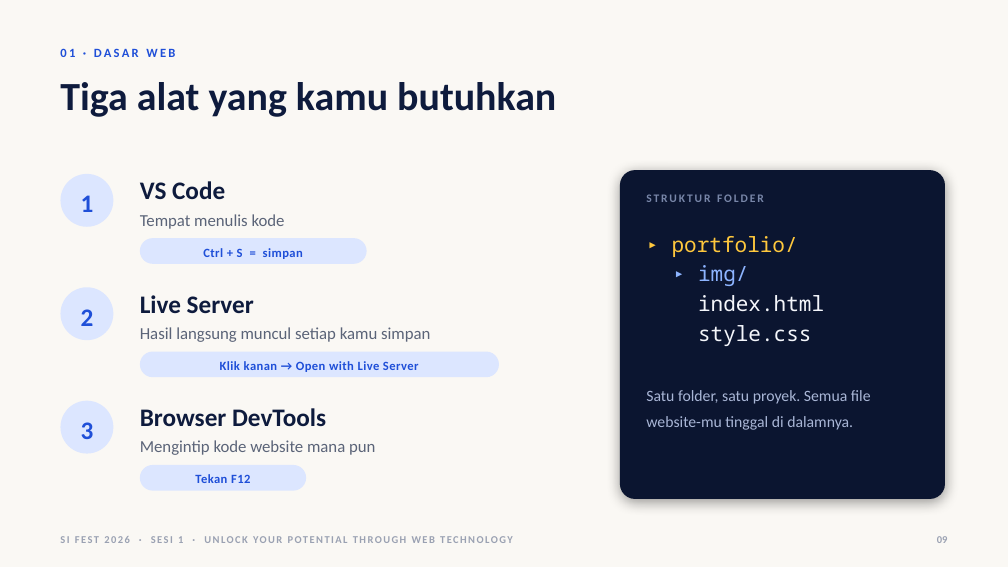
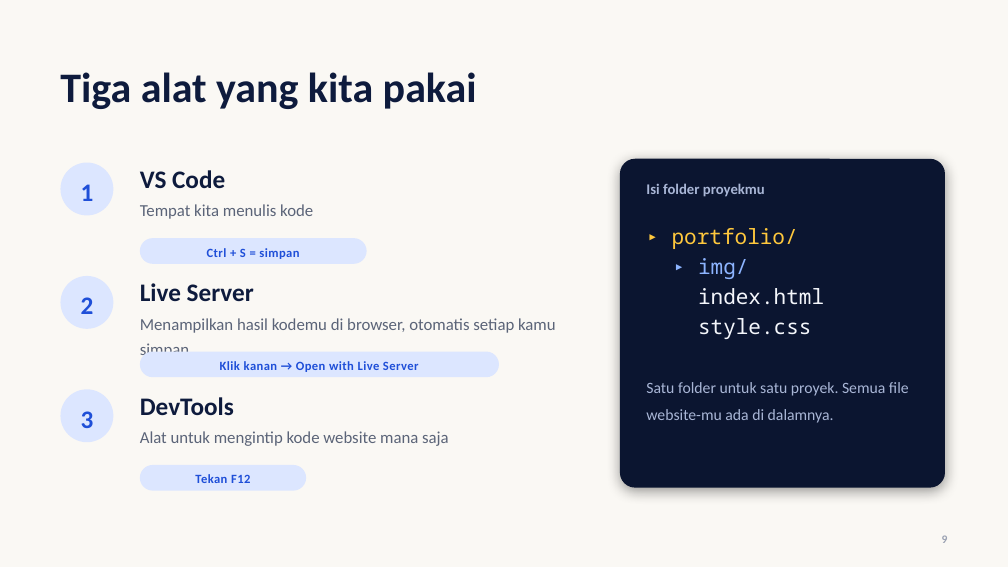
Before and after one commit to RifkiFrds/Seminar, a slide deck: slide 9 of seminar-sifest/SI-Fest-2026-Sesi1-SafeFonts.pptx. Drawn at 1008x567 pixels with LibreOffice and Linux fonts; fonts in the diff are those of the drawing. Boxes give left, top, right and bottom in pixels: in the first picture for what was removed or moved away, otherwise in the second. Text is boxed around its words. In the diff, an @@ line names an element or a change of style, - is before the commit and + after.

```diff
--- a/seminar-sifest/SI-Fest-2026-Sesi1-SafeFonts.pptx
+++ b/seminar-sifest/SI-Fest-2026-Sesi1-SafeFonts.pptx
@@ text removed at [60, 48, 175, 57] @@
-01 · DASAR WEB
@@ text at [60, 72, 477, 109]: text changed; size 38 to 40 pt @@
-Tiga alat yang kamu butuhkan
+Tiga alat yang kita pakai
@@ text at [140, 204, 313, 219]: text changed @@
-Tempat menulis kode
+Tempat kita menulis kode
@@ text at [646, 183, 765, 197]: text changed; size 11 to 14 pt; text colour #7886A8 to #A9B6D6 @@
-STRUKTUR FOLDER
+Isi folder proyekmu
@@ text "Ctrl + S = simpan" rewrapped from [203, 248, 303, 259] to [207, 248, 299, 259] @@
@@ text "▸ img/": place and size @@
-text "▸ img/" at [698, 265, 748, 286]
+text "▸ img/" at [698, 258, 748, 279]
@@ 7 texts, 3 ellipses, 1 rounded rectangle: place and size @@
-7 texts, 3 ellipses, 1 rounded rectangle at [60, 170, 945, 499]
+7 texts, 3 ellipses, 1 rounded rectangle at [60, 159, 945, 488]
@@ text at [140, 318, 556, 355]: text changed @@
-Hasil langsung muncul setiap kamu simpan
+Menampilkan hasil kodemu di browser, otomatis setiap kamu simpan
@@ text "style.css": place and size @@
-text "style.css" at [698, 325, 811, 346]
+text "style.css" at [698, 318, 811, 339]
@@ text at [646, 382, 909, 423]: text changed @@
-Satu folder, satu proyek. Semua file website-mu tinggal di dalamnya.
+Satu folder untuk satu proyek. Semua file website-mu ada di dalamnya.
@@ text at [140, 397, 234, 415]: text changed @@
-Browser DevTools
+DevTools
@@ text at [140, 431, 449, 446]: text changed @@
-Mengintip kode website mana pun
+Alat untuk mengintip kode website mana saja
@@ text removed at [178, 536, 183, 543] @@
-SI FEST 2026 · SESI 1 · UNLOCK YOUR POTENTIAL THROUGH WEB TECHNOLOGY
@@ text at [942, 535, 948, 543]: text changed; size 10 to 11 pt @@
-09
+9
```
Also in this commit, not shown: 32 other slides changed, 1 slide added, 52 other files.
